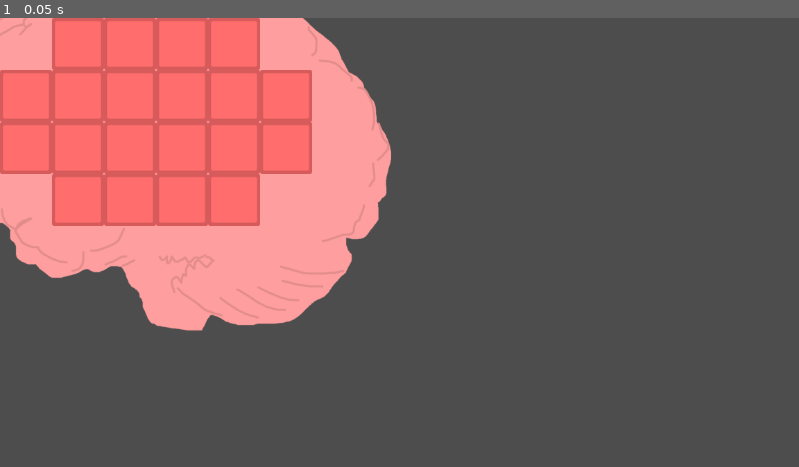
Above: before the commit, frame 1.
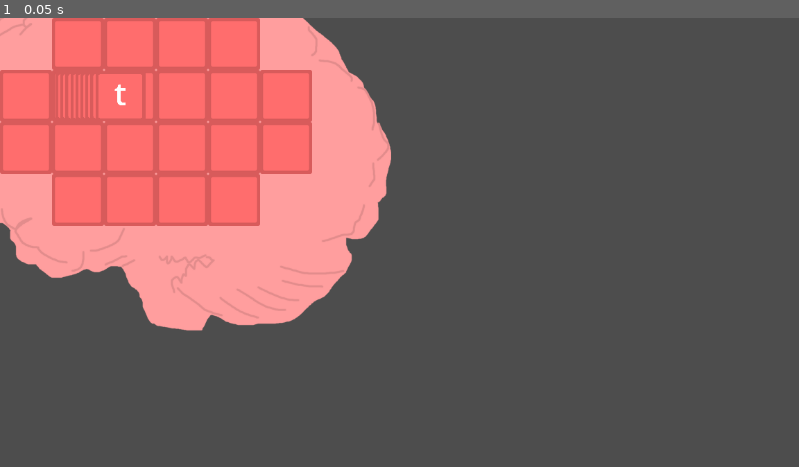
Above: after the commit, the same moment.

Repository: hulien22/ldjam54
Game: Godot game, scene res://scenes/Brain.tscn
Two runs of this game, one before a commit and one after it. Both use one fixed random seed, a clock stepped at 60 frames per second and the inputs below. The project has no main scene, so this scene is started directly.
Inputs:
- Up to frame 1 (0.05 s): no input

The runs differ from the first frame. In frame 1, 0.5% of the frame differs, in the area x 7-19%, y 12-23%.
Error before the commit: Parse Error: Identifier "Globals" not declared in the current scope. (res://scenes/Brain.gd:14)
Error after the commit: Cannot call method 'instantiate' on a null value. (res://scripts/Brain.gd:13)

Commit message:
word tiles

Diff:
--- a/scenes/Brain.tscn
+++ b/scenes/Brain.tscn
@@ -1,12 +1,11 @@
 [gd_scene load_steps=4 format=3 uid="uid://b1hwh75rufqtn"]
 
-[ext_resource type="Script" path="res://scenes/Brain.gd" id="1_ohy02"]
+[ext_resource type="Script" path="res://scripts/Brain.gd" id="1_pcbub"]
 [ext_resource type="Texture2D" uid="uid://c7vk23c2m4vqy" path="res://art/braingrid.png" id="2_lvhj0"]
-[ext_resource type="PackedScene" uid="uid://ccosysn4u6uvt" path="res://scenes/Tile.tscn" id="3_diyu5"]
+[ext_resource type="PackedScene" uid="uid://sx2gqphom8wy" path="res://scenes/WordTile.tscn" id="3_ks15g"]
 
 [node name="Brain" type="Node2D"]
-script = ExtResource("1_ohy02")
-Tile = ExtResource("3_diyu5")
+script = ExtResource("1_pcbub")
 
 [node name="Brain-Image" type="TextureRect" parent="."]
 offset_left = -142.0
@@ -15,3 +14,6 @@
 offset_bottom = 566.0
 texture = ExtResource("2_lvhj0")
 stretch_mode = 2
+
+[node name="WordTile" parent="." instance=ExtResource("3_ks15g")]
+position = Vector2(116, 113)
--- a/scenes/Tile.gd
+++ /dev/null
@@ -1,26 +0,0 @@
-extends Node2D
-
-var type
-var shape
-var center
-var rotate
-
-func init(newType,newShape, newCenter,newRotation):
-	type=newType
-	$TileImage.set_meta("id",type)
-	$TileImage.texture =load(Global.get_memory(type)["art"])
-	center=newCenter
-	shape=newShape
-	rotate=newRotation
-
-func set_rotate(newRotation):
-	rotate=newRotation
-
-# Called when the node enters the scene tree for the first time.
-func _ready():
-	pass # Replace with function body.
-
-
-# Called every frame. 'delta' is the elapsed time since the previous frame.
-func _process(delta):
-	pass
--- a/scenes/Tile.tscn
+++ b/scenes/Tile.tscn
@@ -1,11 +1,43 @@
-[gd_scene load_steps=2 format=3 uid="uid://ccosysn4u6uvt"]
+[gd_scene load_steps=4 format=3 uid="uid://ccosysn4u6uvt"]
 
-[ext_resource type="Script" path="res://scenes/Tile.gd" id="1_4guc4"]
+[ext_resource type="Script" path="res://scripts/Tile.gd" id="1_0hu26"]
+[ext_resource type="Texture2D" uid="uid://dfcfy5wpc75du" path="res://art/gridblock.png" id="1_l5ifo"]
+
+[sub_resource type="RectangleShape2D" id="RectangleShape2D_0bbrv"]
+size = Vector2(600, 600)
 
 [node name="Tile" type="Node2D"]
-scale = Vector2(0.1, 0.1)
-script = ExtResource("1_4guc4")
+script = ExtResource("1_0hu26")
 
-[node name="TileImage" type="TextureRect" parent="."]
-offset_right = 40.0
-offset_bottom = 40.0
+[node name="Area2D" type="Area2D" parent="."]
+scale = Vector2(1, 1)
+
+[node name="TileImage" type="Sprite2D" parent="Area2D"]
+position = Vector2(2.6226e-06, 1.3113e-06)
+scale = Vector2(1.2, 1.2)
+texture = ExtResource("1_l5ifo")
+
+[node name="TileColl" type="CollisionShape2D" parent="Area2D"]
+position = Vector2(0, 5.28991e-06)
+scale = Vector2(1.2, 1.2)
+shape = SubResource("RectangleShape2D_0bbrv")
+
+[node name="TileText" type="RichTextLabel" parent="Area2D"]
+offset_left = -360.0
+offset_top = -360.0
+offset_right = 360.0
+offset_bottom = 360.0
+theme_override_font_sizes/normal_font_size = 456
+bbcode_enabled = true
+text = "[center][/center]"
+fit_content = true
+scroll_active = false
+autowrap_mode = 0
+metadata/_edit_use_anchors_ = true
+
+[node name="Rect" type="ColorRect" parent="."]
+visible = false
+offset_left = -360.0
+offset_top = -360.0
+offset_right = 360.0
+offset_bottom = 360.0
--- /dev/null
+++ b/scenes/WordTile.tscn
@@ -0,0 +1,9 @@
+[gd_scene load_steps=3 format=3 uid="uid://sx2gqphom8wy"]
+
+[ext_resource type="Script" path="res://scripts/WordTile.gd" id="1_87gpv"]
+[ext_resource type="PackedScene" uid="uid://ccosysn4u6uvt" path="res://scenes/Tile.tscn" id="3_af8my"]
+
+[node name="WordTile" type="Node2D"]
+script = ExtResource("1_87gpv")
+word = "biggerest"
+tileScene = ExtResource("3_af8my")
--- a/scenes/test.tscn
+++ b/scenes/test.tscn
@@ -1,3 +1,10 @@
-[gd_scene format=3 uid="uid://rltch5jb3g6h"]
+[gd_scene load_steps=2 format=3 uid="uid://rltch5jb3g6h"]
+
+[ext_resource type="PackedScene" uid="uid://sx2gqphom8wy" path="res://scenes/WordTile.tscn" id="1_a4qtr"]
 
 [node name="Node2D" type="Node2D"]
+
+[node name="WordTile" parent="." instance=ExtResource("1_a4qtr")]
+position = Vector2(247, 207)
+word = "test"
+spread = 10.0
--- a/scenes/Brain.gd
+++ b/scripts/Brain.gd
@@ -11,7 +11,7 @@
 
 func _ready():
 	var core_mem = Tile.instantiate()
-	core_mem.init("tactic-2",Globals.L,Vector2(0,0),0)
+	core_mem.init("tactic-2",Global.L,Vector2(0,0),0)
 	core_mem.set_global_position(Vector2(250,100))
 	memories.append(core_mem)
 	add_child(core_mem)
--- a/scripts/Global.gd
+++ b/scripts/Global.gd
@@ -47,7 +47,6 @@
 	"The Beeg Bonk-Gorilla Tactics" : 0,
 }
 
-
 func get_tactics_score(tactic1:String, tactic2:String) -> int:
 	# All tactics tie against themselves.
 	if (tactic1 == tactic2):
@@ -71,3 +70,29 @@
 func get_random_tactic_to_counter(tactic: Tactic, min_score: int) -> Tactic:
 	# loop through tactic scores to find ones that have >= min_score, then randomly pick one of them
 	return null
+
+#Brain
+const ART_PATH = "res://art/"
+enum TILE_SHAPE{L, SQUARE, RECT}
+const MEMORIES = {
+	"general-knowledge":{
+		"art": ART_PATH + "generalknowledge.png"
+	},
+	"expert-knowledge":{
+		"art": ART_PATH + "generalknowledge.png"
+	},
+	"core-memory":{
+		"art": ART_PATH + "corememory.png"
+	},
+	"trauma":{
+		"art": ART_PATH + "trauma.png"
+	},
+	"tactic-1":{
+		"art": ART_PATH + "tactic 1.png"
+	},
+	"tactic-2":{
+		"art": ART_PATH + "tactic 2.png"
+	}
+}
+func get_memory(memory_id):
+	return MEMORIES[memory_id]
--- a/scripts/Globals.gd
+++ /dev/null
@@ -1,33 +0,0 @@
-extends Node
-const ART_PATH = "res://art/"
-enum {L, SQUARE, RECT}
-const MEMORIES = {
-	"general-knowledge":{
-		"art": ART_PATH + "generalknowledge.png"
-	},
-	"expert-knowledge":{
-		"art": ART_PATH + "generalknowledge.png"
-	},
-	"core-memory":{
-		"art": ART_PATH + "corememory.png"
-	},
-	"trauma":{
-		"art": ART_PATH + "trauma.png"
-	},
-	"tactic-1":{
-		"art": ART_PATH + "tactic 1.png"
-	},
-	"tactic-2":{
-		"art": ART_PATH + "tactic 2.png"
-	}
-}
-func get_memory(memory_id):
-	return MEMORIES[memory_id]
-# Called when the node enters the scene tree for the first time.
-func _ready():
-	pass # Replace with function body.
-
-
-# Called every frame. 'delta' is the elapsed time since the previous frame.
-func _process(delta):
-	pass
--- /dev/null
+++ b/scripts/Tile.gd
@@ -0,0 +1,14 @@
+extends Node2D
+
+@export var letter: String
+
+# Called when the node enters the scene tree for the first time.
+func _ready():
+	if letter.length() > 1:
+		letter=letter[0]
+	$Area2D/TileText.add_text(letter) # Replace with function body.
+func get_width():
+	return $Rect.get_global_rect().size.x
+# Called every frame. 'delta' is the elapsed time since the previous frame.
+func _process(delta):
+	pass
--- /dev/null
+++ b/scripts/WordTile.gd
@@ -0,0 +1,28 @@
+extends Node2D
+
+@export var word: String
+@export var spread: float = 0
+@export var tileScale: float=0.1
+@export var tileScene: PackedScene
+
+var tiles= []
+
+# Called when the node enters the scene tree for the first time.
+func _ready():
+	#$word.add_text(word)
+	#print($tile.
+	#var width = $word.get_content_width()
+	#var tile_amount = ceil(word.length()/width)
+
+	for i in len(word):
+		var char = word[i]
+		var tile = tileScene.instantiate()
+		tile.scale = Vector2(tileScale,tileScale)
+		tile.letter = char
+		tile.position = Vector2(i*tile.get_width()*tileScale+i*spread,0)
+		tiles.append(tile)
+		add_child(tile)
+
+# Called every frame. 'delta' is the elapsed time since the previous frame.
+func _process(delta):
+	pass
Not shown: 1 places in scenes/combat.tscn that only renumber resources
